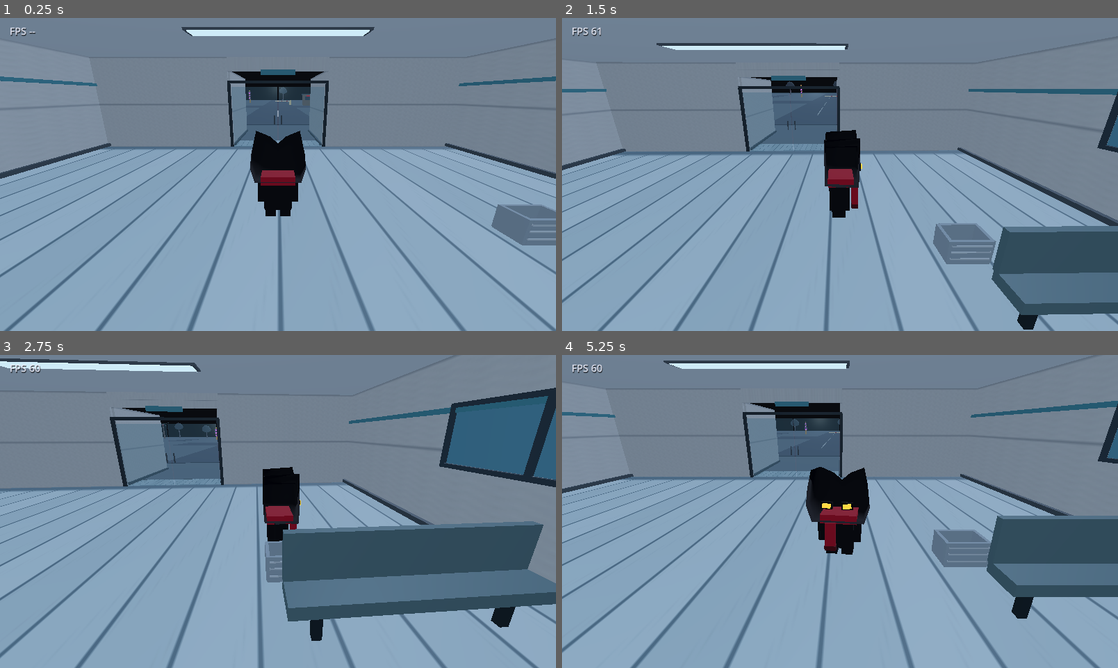
Above: before the commit, frames 1-4 (two rows, left to right).
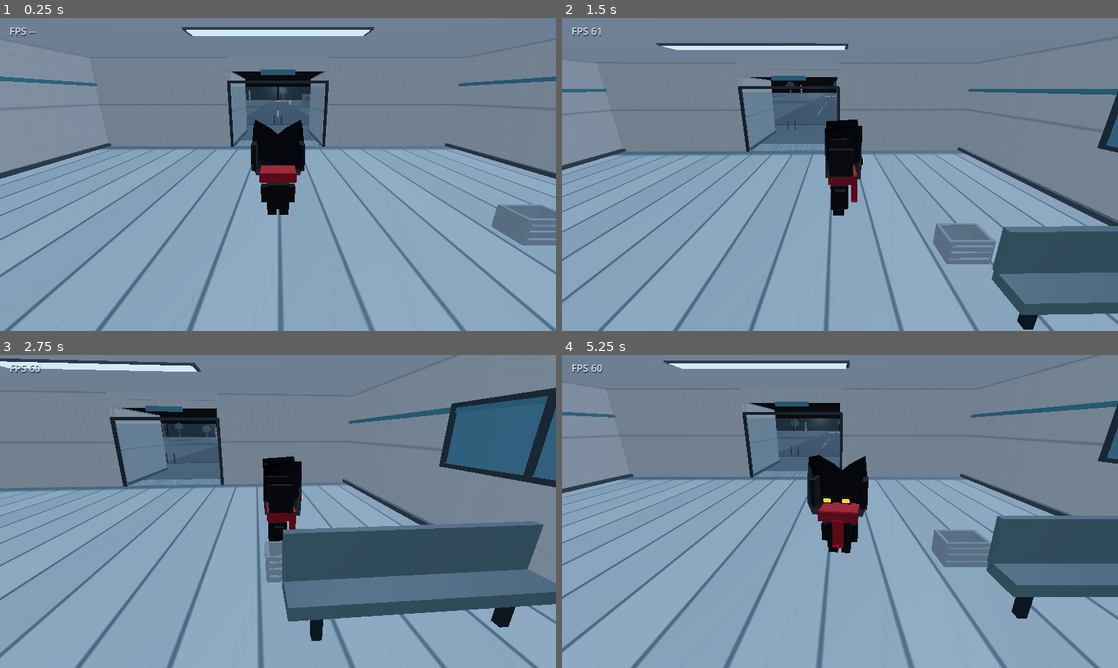
Above: after the commit, the same moments.

Repository: jhooni467/Brain-Concept-
Game: Godot game, scene res://scenes/main.tscn
Same seed, same stepped clock (60 frames per second), same inputs: the game is played once before the commit and once after it.
Inputs (mouse positions are in pixels of both pictures, inside the frame that each line leads up to):
- Up to frame 1 (0.25 s): no input
- Up to frame 2 (1.5 s): tap Enter at 0.5 s; move the mouse to (962, 158) at 0.52 s; hold D (move_right) 0.53-1.25 s; click (962, 158) at 0.67 s; tap Space (jump) at 0.77 s; drag from (728, 190) to (812, 237) at 1.27 s
- Up to frame 3 (2.75 s): move the mouse to (333, 442) at 2.02 s; hold D (move_right) from 2.03 s (still down)
- Up to frame 4 (5.25 s): release D (move_right) at 2.75 s; drag from (812, 574) to (673, 464) at 2.77 s; move the mouse to (1006, 558) at 3.52 s; hold A (move_left) 3.53-4.25 s; tap Space (jump) at 3.77 s; drag from (673, 464) to (756, 433) at 4.27 s; move the mouse to (867, 511) at 5.02 s; hold S (move_back) from 5.03 s (still down); click (867, 511) at 5.17 s

The runs differ from the first frame. In frame 1, 0.9% of the frame differs, in the area x 45-55%, y 32-64%; in frame 2, 0.7%; in frame 3, 0.6%; in frame 4, 1.3%, in the area x 43-56%, y 32-64%.

Commit message:
art: refine Axel to match signature reference silhouette

Diff:
--- a/scripts/characters/axel.gd
+++ b/scripts/characters/axel.gd
@@ -73,87 +73,86 @@
 	_visual_root.name = "AxelVisual"
 	add_child(_visual_root)
 
-	var dark_cloth := _make_material(Color(0.022, 0.019, 0.031), 0.94)
-	var scarf_material := _make_material(Color(0.39, 0.025, 0.095), 0.88)
-	var scarf_edge := _make_material(Color(0.19, 0.012, 0.045), 0.92)
-	var eye_material := _make_material(Color(1.0, 0.67, 0.19), 0.48)
-	eye_material.emission_enabled = true
-	eye_material.emission = Color(1.0, 0.43, 0.08)
-	eye_material.emission_energy_multiplier = 1.0
+	var cloak := _make_material(Color(0.012, 0.011, 0.019), 0.96)
+	var cloak_facet := _make_material(Color(0.027, 0.023, 0.038), 0.92)
+	var scarf := _make_material(Color(0.34, 0.012, 0.064), 0.88)
+	var scarf_highlight := _make_material(Color(0.48, 0.025, 0.085), 0.82)
+	var eye_socket := _make_material(Color(0.0015, 0.0015, 0.003), 1.0)
+	var eye := _make_material(Color(1.0, 0.63, 0.16), 0.38)
+	eye.emission_enabled = true
+	eye.emission = Color(1.0, 0.34, 0.055)
+	eye.emission_energy_multiplier = 1.25
 
-	# Short cloak-like body and compact feet, matching the reference silhouette.
-	_add_box("BodyCloak", Vector3(0.72, 0.78, 0.53), Vector3(0.0, 0.62, 0.02), dark_cloth)
-	_add_box("LeftSleeve", Vector3(0.22, 0.58, 0.27), Vector3(-0.43, 0.67, -0.015), dark_cloth)
-	_add_box("RightSleeve", Vector3(0.22, 0.58, 0.27), Vector3(0.43, 0.67, -0.015), dark_cloth)
-	_add_box("LeftFoot", Vector3(0.29, 0.26, 0.37), Vector3(-0.2, 0.14, 0.035), dark_cloth)
-	_add_box("RightFoot", Vector3(0.29, 0.26, 0.37), Vector3(0.2, 0.14, 0.035), dark_cloth)
+	# Axel keeps the reference's distinctive silhouette: oversized cat hood,
+	# tiny dark body, narrow amber eyes and a deep-red scarf.
+	_add_box("ShortCloakBody", Vector3(0.58, 0.68, 0.46), Vector3(0.0, 0.56, 0.02), cloak)
+	_add_box("LeftSleeve", Vector3(0.19, 0.46, 0.25), Vector3(-0.36, 0.59, 0.0), cloak)
+	_add_box("RightSleeve", Vector3(0.19, 0.46, 0.25), Vector3(0.36, 0.59, 0.0), cloak)
+	_add_box("LeftFoot", Vector3(0.23, 0.18, 0.30), Vector3(-0.16, 0.12, 0.035), cloak)
+	_add_box("RightFoot", Vector3(0.23, 0.18, 0.30), Vector3(0.16, 0.12, 0.035), cloak)
 
-	# Broad angular cat hood with two pointed ears cut into the silhouette.
 	var hood := MeshInstance3D.new()
-	hood.name = "AngularCatHood"
+	hood.name = "AxelSignatureCatHood"
 	hood.mesh = _create_hood_mesh()
-	hood.material_override = dark_cloth
+	hood.material_override = cloak
 	_visual_root.add_child(hood)
 
-	# Rectangular amber eyes, inset against the black hood.
-	var eye_socket := _make_material(Color(0.004, 0.004, 0.009), 1.0)
-	_add_box("LeftEyeSocket", Vector3(0.27, 0.17, 0.055), Vector3(-0.235, 1.43, -0.49), eye_socket)
-	_add_box("RightEyeSocket", Vector3(0.27, 0.17, 0.055), Vector3(0.235, 1.43, -0.49), eye_socket)
-	var left_eye := _add_box("LeftAmberEye", Vector3(0.19, 0.105, 0.035), Vector3(-0.235, 1.43, -0.535), eye_material)
-	var right_eye := _add_box("RightAmberEye", Vector3(0.19, 0.105, 0.035), Vector3(0.235, 1.43, -0.535), eye_material)
-	left_eye.rotation.z = deg_to_rad(-5.0)
-	right_eye.rotation.z = deg_to_rad(5.0)
+	# Subtle angular planes give the hood depth without changing its silhouette.
+	_add_box("LeftHoodSideFacet", Vector3(0.12, 0.66, 0.58), Vector3(-0.61, 1.63, -0.015), cloak_facet)
+	_add_box("RightHoodSideFacet", Vector3(0.12, 0.66, 0.58), Vector3(0.61, 1.63, -0.015), cloak_facet)
 
-	# Dark red scarf wrapped around the neck, with one long front end.
-	_add_box("ScarfWrap", Vector3(0.88, 0.22, 0.66), Vector3(0.0, 1.03, -0.015), scarf_material)
-	_add_box("ScarfFrontTail", Vector3(0.25, 0.68, 0.16), Vector3(0.18, 0.64, -0.39), scarf_material)
-	_add_box("ScarfTailFold", Vector3(0.28, 0.12, 0.17), Vector3(0.18, 0.32, -0.39), scarf_edge)
+	# The eyes are deliberately slim and close-set, like the supplied character.
+	_add_box("LeftEyeSocket", Vector3(0.235, 0.145, 0.055), Vector3(-0.205, 1.57, -0.535), eye_socket)
+	_add_box("RightEyeSocket", Vector3(0.235, 0.145, 0.055), Vector3(0.205, 1.57, -0.535), eye_socket)
+	var left_eye := _add_box("LeftAmberEye", Vector3(0.165, 0.085, 0.025), Vector3(-0.205, 1.57, -0.573), eye)
+	var right_eye := _add_box("RightAmberEye", Vector3(0.165, 0.085, 0.025), Vector3(0.205, 1.57, -0.573), eye)
+	left_eye.rotation.z = deg_to_rad(-3.0)
+	right_eye.rotation.z = deg_to_rad(3.0)
+
+	# Wide scarf covers the lower face; its single front tail hangs over the chest.
+	_add_box("ScarfWrap", Vector3(0.94, 0.235, 0.72), Vector3(0.0, 1.12, -0.055), scarf)
+	_add_box("ScarfUpperFold", Vector3(0.91, 0.045, 0.70), Vector3(0.0, 1.235, -0.065), scarf_highlight)
+	_add_box("ScarfFrontTail", Vector3(0.25, 0.67, 0.15), Vector3(0.0, 0.70, -0.39), scarf)
+	_add_box("ScarfTailFold", Vector3(0.25, 0.075, 0.16), Vector3(0.0, 0.385, -0.395), scarf_highlight)
 
 
 func _create_hood_mesh() -> ArrayMesh:
+	# Extruded angular outline, with tall pointed ears and a broad, squared-off head.
 	var outline: Array[Vector2] = [
-		Vector2(-0.62, -0.48),
-		Vector2(0.62, -0.48),
-		Vector2(0.74, -0.08),
-		Vector2(0.69, 0.32),
-		Vector2(0.59, 0.74),
-		Vector2(0.22, 0.59),
-		Vector2(0.0, 0.40),
-		Vector2(-0.22, 0.59),
-		Vector2(-0.59, 0.74),
-		Vector2(-0.69, 0.32),
-		Vector2(-0.74, -0.08)
+		Vector2(-0.58, -0.49),
+		Vector2(0.58, -0.49),
+		Vector2(0.69, -0.20),
+		Vector2(0.67, 0.31),
+		Vector2(0.61, 0.82),
+		Vector2(0.22, 0.61),
+		Vector2(0.0, 0.43),
+		Vector2(-0.22, 0.61),
+		Vector2(-0.61, 0.82),
+		Vector2(-0.67, 0.31),
+		Vector2(-0.69, -0.20)
 	]
 
 	var surface := SurfaceTool.new()
 	surface.begin(Mesh.PRIMITIVE_TRIANGLES)
-
-	var front_center := Vector3(0.0, 0.0, -0.45)
-	var back_center := Vector3(0.0, 0.0, 0.38)
 	var front_points: Array[Vector3] = []
 	var back_points: Array[Vector3] = []
+	for point in outline:
+		front_points.append(Vector3(point.x, point.y + 1.68, -0.49))
+		back_points.append(Vector3(point.x * 0.94, point.y * 0.94 + 1.68, 0.36))
 
-	for point in outline:
-		front_points.append(Vector3(point.x, point.y + 1.47, -0.45))
-		back_points.append(Vector3(point.x * 0.94, point.y * 0.94 + 1.47, 0.38))
-
-	front_center.y = 1.47
-	back_center.y = 1.47
-
+	var front_center := Vector3(0.0, 1.68, -0.49)
+	var back_center := Vector3(0.0, 1.68, 0.36)
 	for index in range(outline.size()):
 		var next_index := (index + 1) % outline.size()
 		surface.add_vertex(front_center)
 		surface.add_vertex(front_points[next_index])
 		surface.add_vertex(front_points[index])
-
 		surface.add_vertex(back_center)
 		surface.add_vertex(back_points[index])
 		surface.add_vertex(back_points[next_index])
-
 		surface.add_vertex(front_points[index])
 		surface.add_vertex(front_points[next_index])
 		surface.add_vertex(back_points[next_index])
-
 		surface.add_vertex(front_points[index])
 		surface.add_vertex(back_points[next_index])
 		surface.add_vertex(back_points[index])
